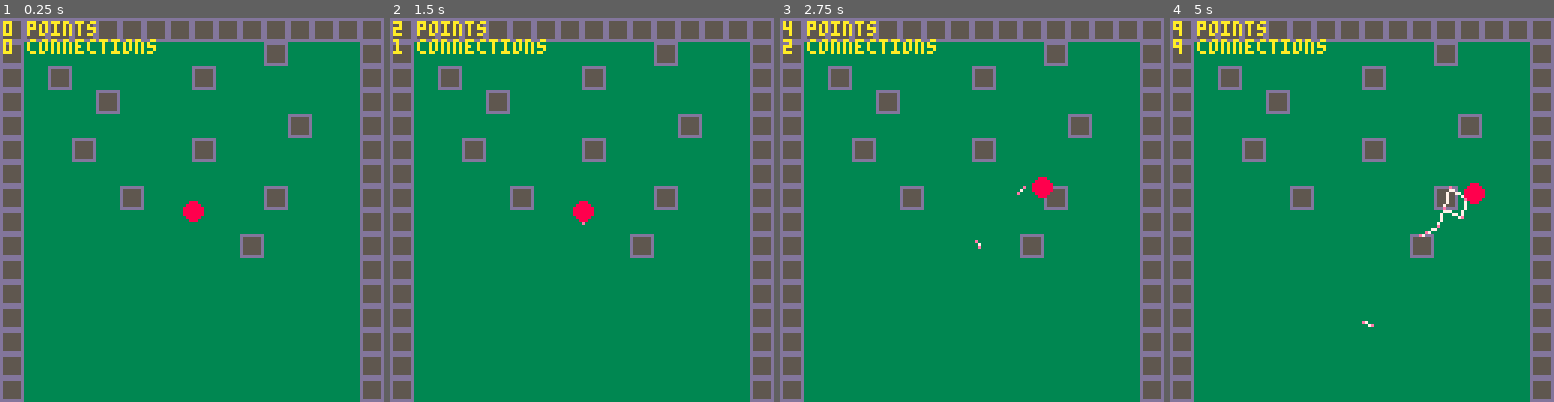
Above: before the commit, frames 1-4 (left to right).
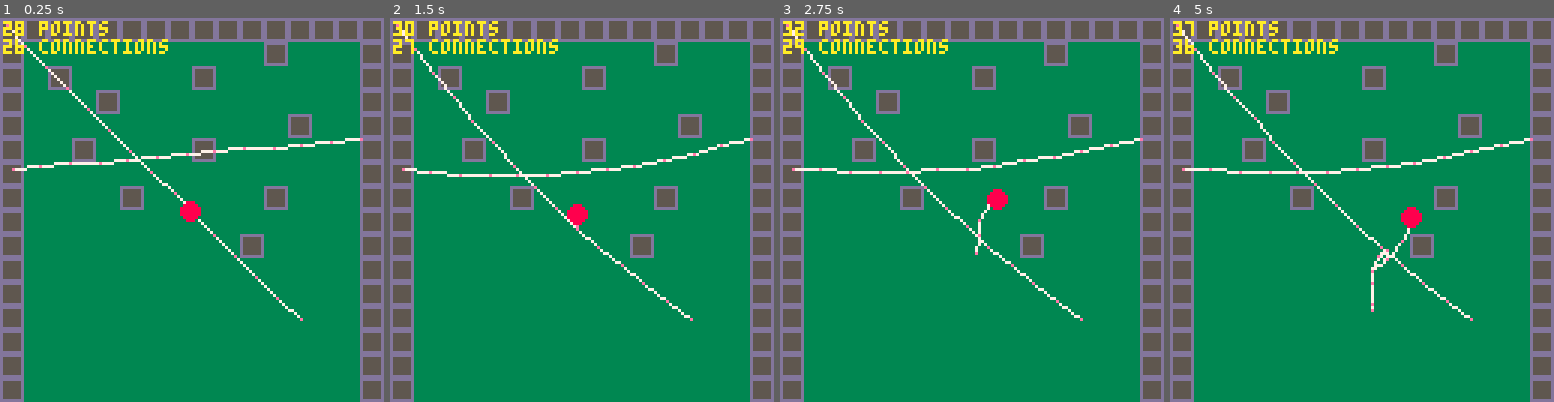
Above: after the commit, the same moments.

Repository: aylanonsense/8-legs-to-love
Game: PICO-8 cartridge spider.p8
Same seed, same stepped clock (60 frames per second), same inputs: the game is played once before the commit and once after it.
Inputs:
- Up to frame 1 (0.25 s): no input
- Up to frame 2 (1.5 s): tap O (Z key) at 0.7 s
- Up to frame 3 (2.75 s): hold Right 1.6-2.1 s; tap O (Z key) at 1.7, 2.1, 2.5 s; hold Up 2.15-2.42 s; hold Right from 2.47 s (still down)
- Up to frame 4 (5 s): tap O (Z key) every 0.4 s from 2.9 to 4.9 s; release Right at 3.03 s; hold Left 3.08-3.58 s; hold Down 3.63-3.97 s; hold Right 4.02-4.68 s; hold Up from 4.73 s (still down)

The runs differ from the first frame. In frame 1, 2.3% of the frame differs, in the area x 0-95%, y 0-79%; in frame 2, 2.5%; in frame 3, 2.9%; in frame 4, 3.2%, in the area x 0-95%, y 0-81%.

Commit message:
Spider sticks to web, still need a refactor

Diff:
--- a/spider.p8
+++ b/spider.p8
@@ -25,6 +25,15 @@
 web_connections={}
 tiles={}
 
+-- TODO
+--  you cannot fly by climing on web you are spinning
+--  as long as you hold z you will keep generating web, regardless of movement
+--  points with no connections are removed
+--  you can move freely on tiles
+--  if you are not on any tiles or webs you fall with an increasing velocity
+--  you can lower yourself down on a line of silk you are spinning
+--  you can use X to select different web types (which are rendered differently)
+
 function find_closest_point_not_being_spun(x,y,max_dist)
 	local i
 	local closest_point=nil
@@ -156,6 +165,8 @@
 		"x              x",
 		"x              x"
 	})
+	create_web_strand(2,2,100,100)
+	create_web_strand(4,50,120,40)
 end
 
 function update_web_point(pt)
@@ -289,6 +300,95 @@
 			create_web_connection(pt,spider.spun_web_end_point,10)
 		end
 	end
+	-- find nearest web strand
+	local x
+	local y
+	local square_dist
+	x,y,square_dist=calc_closest_point_on_web(spider.x,spider.y)
+	if x!=nil and y!=nil and square_dist<9*9 then
+		local dx=x-spider.x
+		local dy=y-spider.y
+		spider.x+=dx/4
+		spider.y+=dy/4
+		-- spider.x=x
+		-- spider.y=y
+	else
+		spider.y+=1
+	end
+end
+
+function calc_closest_point_on_web(x,y)
+	local closest_x=nil
+	local closest_y=nil
+	local closest_point_square_dist=nil
+	local i
+	local x2
+	local y2
+	local square_dist
+	for i=1,#web_connections do
+		x2,y2=calc_closest_point_on_line(
+			web_connections[i].pt1.x,web_connections[i].pt1.y,
+			web_connections[i].pt2.x,web_connections[i].pt2.y,
+			x,y)
+		if x2!=nil and y2!=nil then
+			square_dist=calc_square_dist_between_points(x,y,x2,y2)
+			if closest_point_square_dist==nil or square_dist<closest_point_square_dist then
+				closest_x=x2
+				closest_y=y2
+				closest_point_square_dist=square_dist
+			end
+		end
+	end
+	for i=1,#web_points do
+		x2=web_points[i].x
+		y2=web_points[i].y
+		square_dist=calc_square_dist_between_points(x,y,x2,y2)
+		if closest_point_square_dist==nil or square_dist<closest_point_square_dist then
+			closest_x=x2
+			closest_y=y2
+			closest_point_square_dist=square_dist
+		end
+	end
+	return closest_x,closest_y,closest_point_square_dist
+end
+
+function calc_square_dist_between_points(x1,y1,x2,y2)
+	local dx=x2-x1
+	local dy=y2-y1
+	return dx*dx+dy*dy
+end
+
+function calc_closest_point_on_line(x1,y1,x2,y2,cx,cy)
+	local match_x
+	local match_y
+	local dx=x2-x1
+	local dy=y2-y1
+	-- if the line is nearly vertical, it's easy
+	if 0.1>dx and dx>-0.1 then
+		match_x=x1
+		match_y=cy
+	-- if the line is nearly horizontal, it's also easy
+	elseif 0.1>dy and dy>-0.1 then
+		match_x=cx
+		match_y=y1
+	--otherwise we have a bit of math to do...
+	else
+		-- find equation of the line y=mx+b
+		local m=dy/dx
+		local b=y1-m*x1 -- b=y-mx
+		-- find reverse equation from circle
+		local m2=-dx/dy
+		local b2=cy-m2*cx -- b=y-mx
+		-- figure out where their y-values are the same
+		match_x=(b2-b)/(m-m2) -- mx+b=m2x+b2 --> x=(b2-b)/(m-m2)
+		-- plug that into either formula to get the y-value at that x-value
+		match_y=m*match_x+b -- y=mx+b
+	end
+	if mid(x1,match_x,x2)==match_x and mid(y1,match_y,y2)==match_y then
+		return match_x,match_y
+	else
+		return nil,nil
+	end
 end
 
 function _update()
